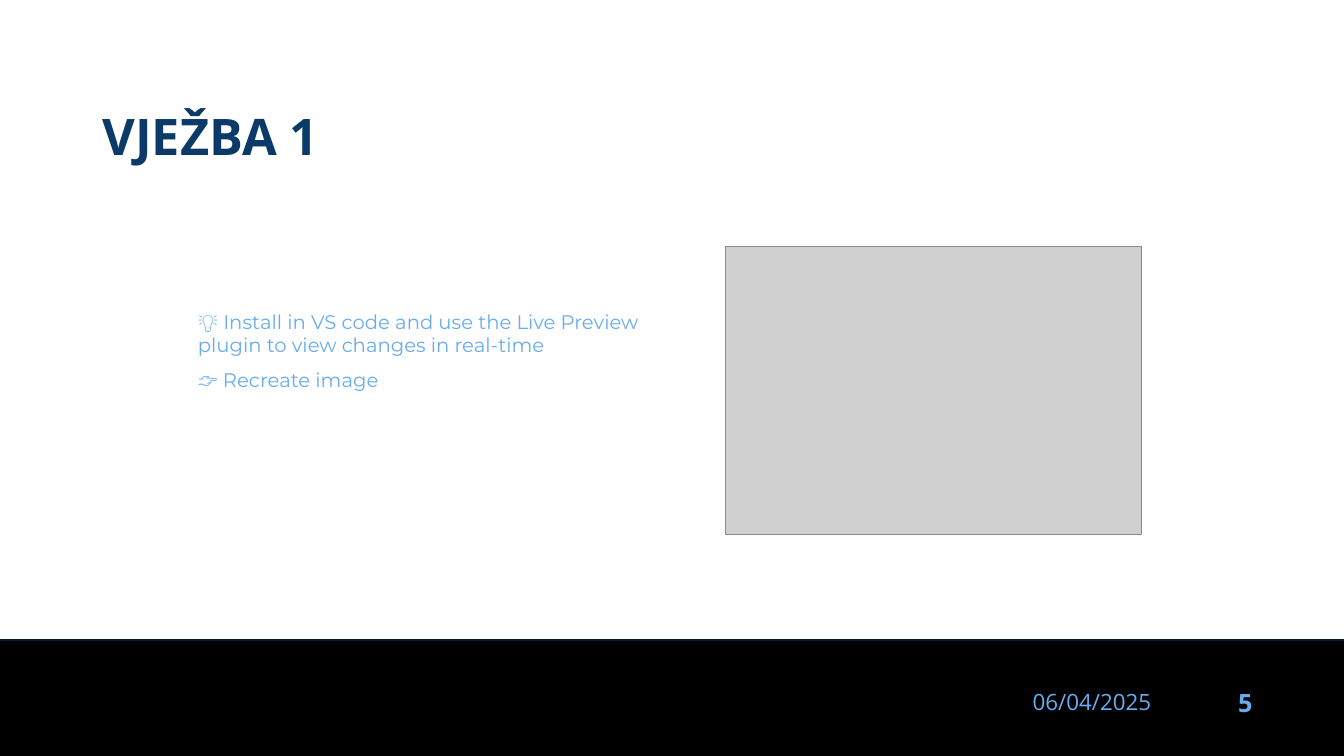
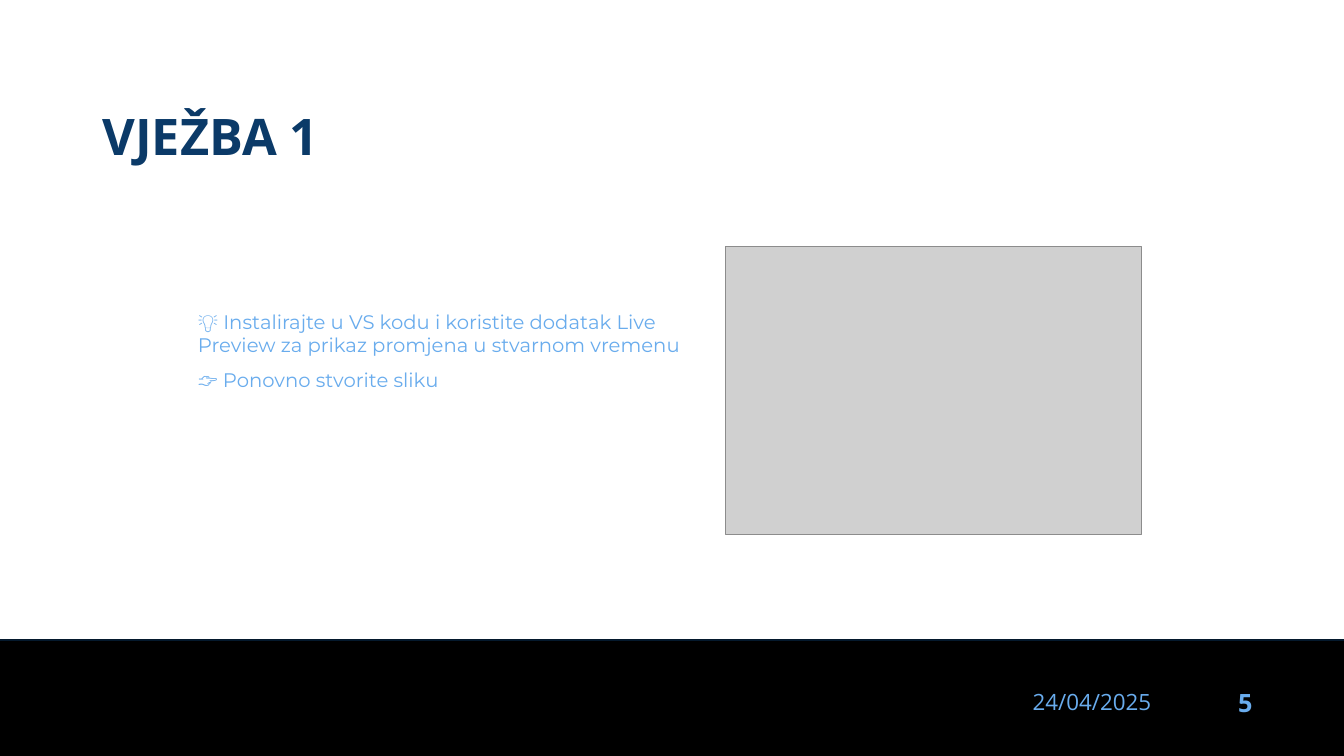
Before and after one commit to dinoDuvnjak/CTK, a slide deck: slide 5 of Bootcamp/html-uvod/html-uvod.pptx. Drawn at 1344x756 pixels with LibreOffice and Linux fonts; fonts in the diff are those of the drawing; grey boxes stand for pictures; background and template pictures are left out. Boxes give left, top, right and bottom in pixels: in the first picture for what was removed or moved away, otherwise in the second. Text is boxed around its words. In the diff, an @@ line names an element or a change of style, - is before the commit and + after.

```diff
--- a/Bootcamp/html-uvod/html-uvod.pptx
+++ b/Bootcamp/html-uvod/html-uvod.pptx
@@ text at (x1=198, y1=314, x2=679, y2=387): text changed @@
-💡 Install in VS code and use the Live Preview plugin to view changes in real-time
-👉 Recreate image
+💡 Instalirajte u VS kodu i koristite dodatak Live Preview za prikaz promjena u stvarnom vremenu
+👉 Ponovno stvorite sliku
@@ text at (x1=1033, y1=693, x2=1151, y2=711): text changed @@
-06/04/2025
+24/04/2025
```
Also in this commit, not shown: 20 other slides changed, 7 other files.
